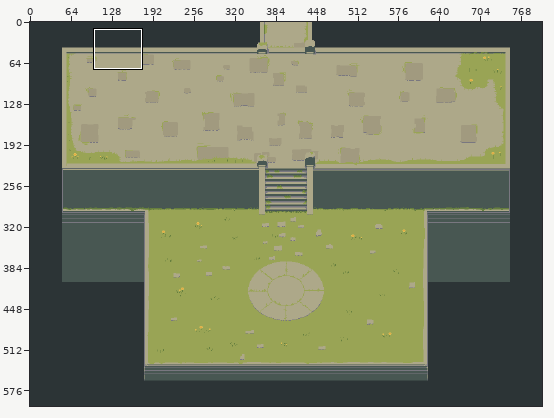
Edited in one commit: pixel-art file (core/assets/maps/spawn/spawn.aseprite). Above: a wide view before the commit, with the close-up outlined.
Close-up. Before:
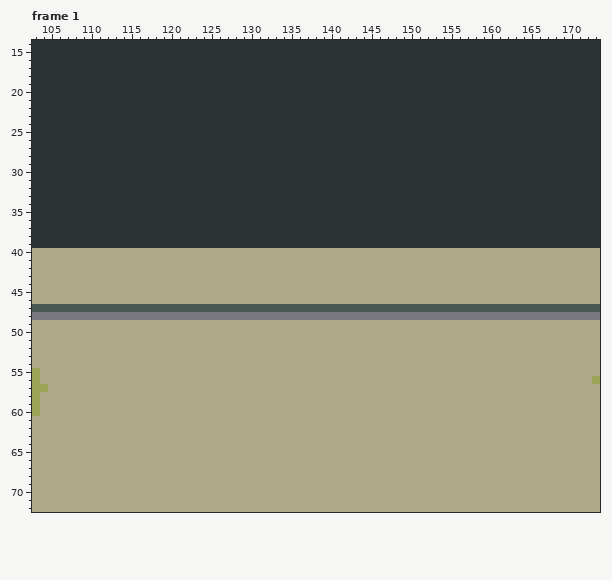
800x600 pixels, 1 frame. Shown: frame 1: x 103..173, y 14..72. The commit also changed other frames or places, which this record leaves out.
After:
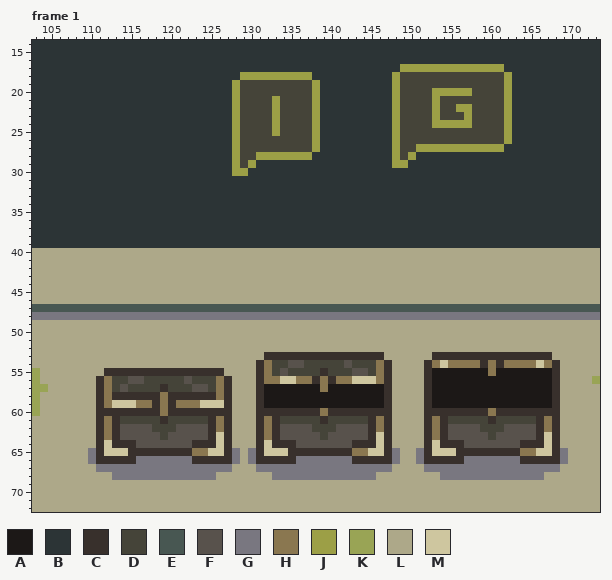
Palette (. is transparent): A #1c1817  B #2c3436  C #38302c  D #454439  E #485752  F #58524c  G #797780  H #8a7750  J #9c9f46  K #99a455  L #ada889  M #cec69f
Changes in this commit:
layer "items/chest_stone/chest_closed" added
layer "items/chest_stone/chest_semi_open" added
layer "items/chest_stone/chest_open" added
layer "gui/bubble_G" added
layer "gui/bubble_I" added
Changed rows in their new state; - is an unchanged pixel.
Frame 1:
first column x 128:
17 ---------------------JJJJJJJJJJJJJ-
18 -JJJJJJJJJ----------JDDDDDDDDDDDDDJ
19 JDDDDDDDDDJ---------JDDDDDDDDDDDDDJ
20 JDDDDDDDDDJ---------JDDDDJJJJJDDDDJ
21 JDDDDJDDDDJ---------JDDDDJDDDDDDDDJ
22 JDDDDJDDDDJ---------JDDDDJDDJJDDDDJ
23 JDDDDJDDDDJ---------JDDDDJDDDJDDDDJ
24 JDDDDJDDDDJ---------JDDDDJJJJJDDDDJ
25 JDDDDJDDDDJ---------JDDDDDDDDDDDDDJ
26 JDDDDDDDDDJ---------JDDDDDDDDDDDDDJ
27 JDDDDDDDDDJ---------JDDJJJJJJJJJJJ-
28 JDDJJJJJJJ----------JDJ------------
29 JDJ-----------------JJ-------------
30 JJ---------------------------------
first column x 110:
53 ----------------------CCCCCCCCCCCCCCC------CCCCCCCCCCCCCCC--
54 ---------------------CHDDFFDDDDDFDDDHC----CHMHHHHCHCHHHHMHC-
55 --CCCCCCCCCCCCCCC----CHDFDDDDCDDDFFDHC----CAAAAAAAHAAAAAAAC-
56 -CHDDFFDDDDDFDDDHC---CHHMMHHCHCHHMMMHC----CAAAAAAAAAAAAAAAC-
57 -CHDFDDDDCDDDFFDHC---CAAAAAAAHAAAAAAAC----CAAAAAAAAAAAAAAAC-
58 -CHCCCCCCHCCCCCCHC---CAAAAAAAAAAAAAAAC----CAAAAAAAAAAAAAAAC-
59 -CHMMMHHCHCHHHMMMC---CAAAAAAAAAAAAAAAC----CAAAAAAAAAAAAAAAC-
60 -CCCCCCCCHCCCCCCCC---CCCCCCCCHCCCCCCCC----CCCCCCCCHCCCCCCCC-
61 -CHCDDDDDCDDDDDCHC---CHCDDDDDCDDDDDCHC----CHCDDDDDCDDDDDCHC-
62 -CHCFFFFDDDFFFFCHC---CHCFFFFDDDFFFFCHC----CHCFFFFDDDFFFFCHC-
63 -CHCFFFFFDFFFFFCMC---CHCFFFFFDFFFFFCMC----CHCFFFFFDFFFFFCMC-
64 -CMCCCFFFFFFFCCCMC---CMCCCFFFFFFFCCCMC----CMCCCFFFFFFFCCCMC-
65 GCMMMCCCCCCCCHHMMCG-GCMMMCCCCCCCCHHMMCG--GCMMMCCCCCCCCHHMMCG
66 GCCCCCGGGGGGGCCCCCG-GCCCCCGGGGGGGCCCCCG--GCCCCCGGGGGGGCCCCCG
67 -GGGGGGGGGGGGGGGGG---GGGGGGGGGGGGGGGGG----GGGGGGGGGGGGGGGGG-
68 ---GGGGGGGGGGGGG-------GGGGGGGGGGGGG--------GGGGGGGGGGGGG---
Changed places in both close-ups, as pixel boxes (x1, y1, x2, y2):
changed: (392, 64, 512, 168)
changed: (232, 72, 320, 176)
changed: (88, 352, 568, 480)
